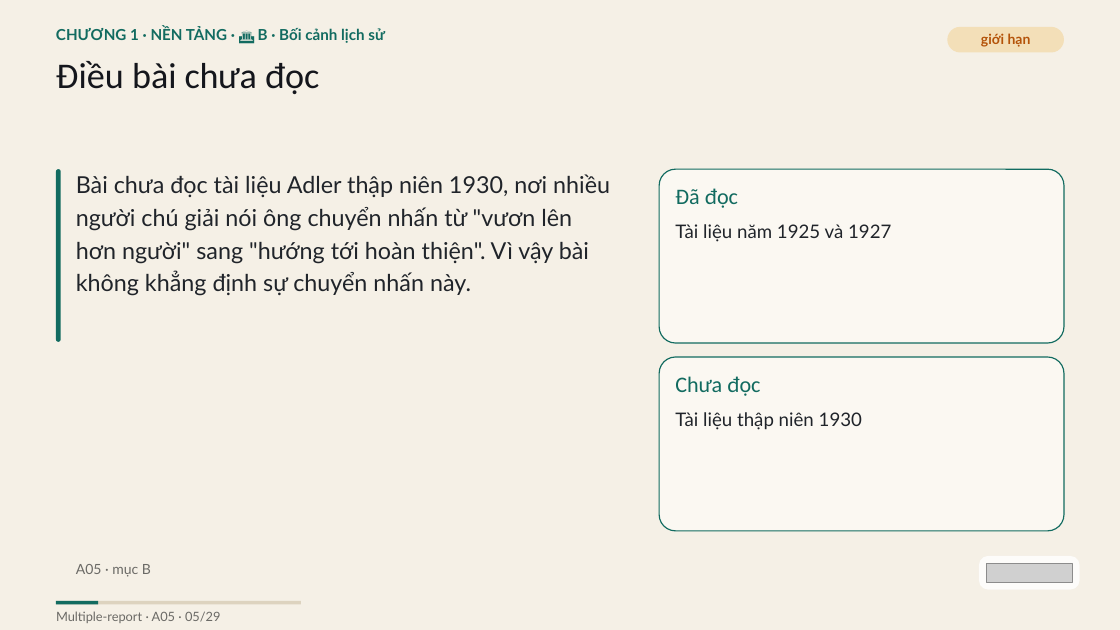
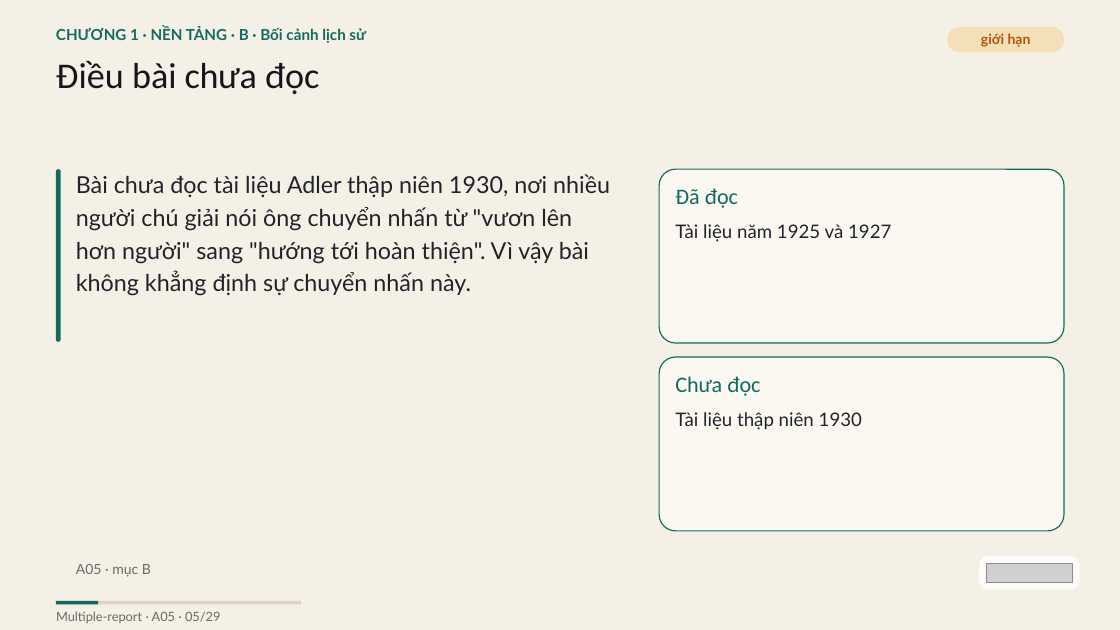
Before and after one commit to vohoailinh90/Multiple-report, a slide deck: slide 5 of psychology-knowledge/02-Alfred-Adler/visuals/a05.pptx. Drawn at 1120x630 pixels with LibreOffice and Linux fonts; fonts in the diff are those of the drawing; grey boxes stand for pictures. Boxes give left, top, right and bottom in pixels: in the first picture for what was removed or moved away, otherwise in the second. Text is boxed around its words. In the diff, an @@ line names an element or a change of style, - is before the commit and + after.

```diff
--- a/psychology-knowledge/02-Alfred-Adler/visuals/a05.pptx
+++ b/psychology-knowledge/02-Alfred-Adler/visuals/a05.pptx
@@ text at [56,27,366,43]: text changed @@
-CHƯƠNG 1 · NỀN TẢNG · 🏛️ B · Bối cảnh lịch sử
+CHƯƠNG 1 · NỀN TẢNG · B · Bối cảnh lịch sử
```
Also in this commit, not shown: 26 other slides changed, 5 other files.
